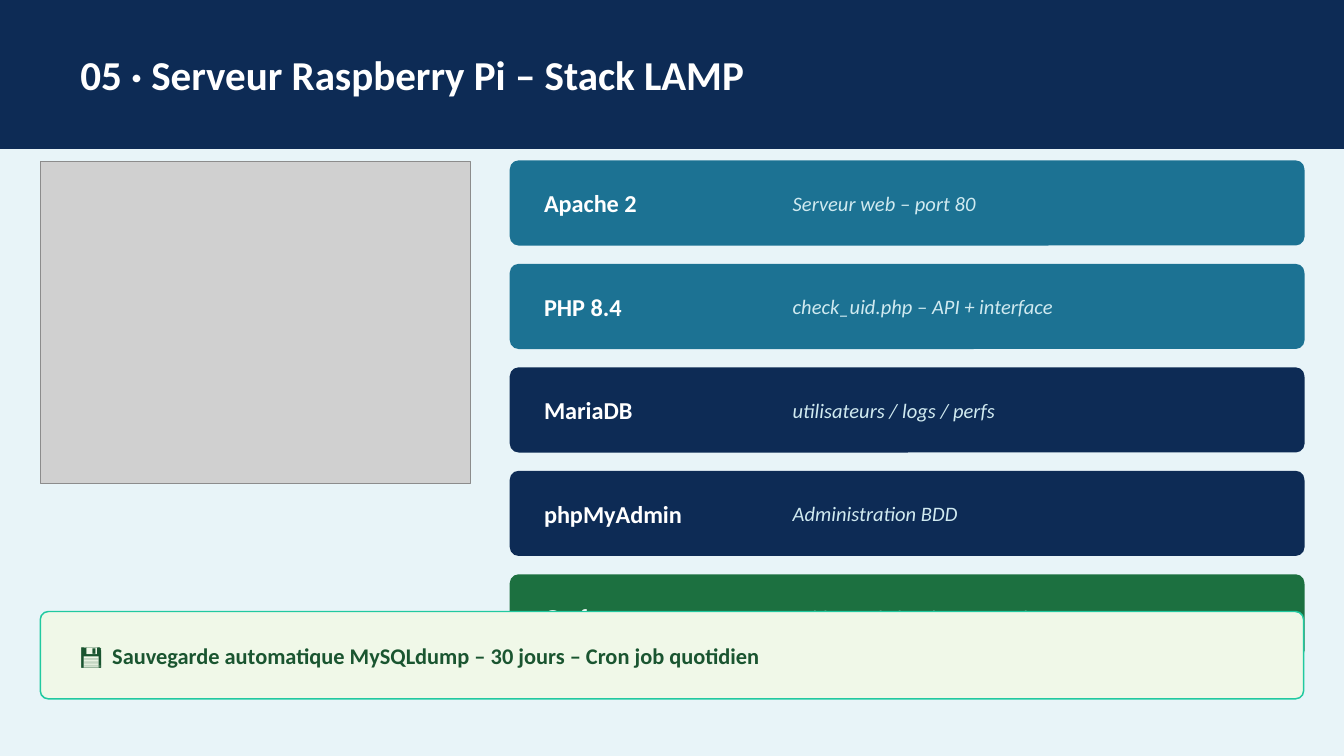
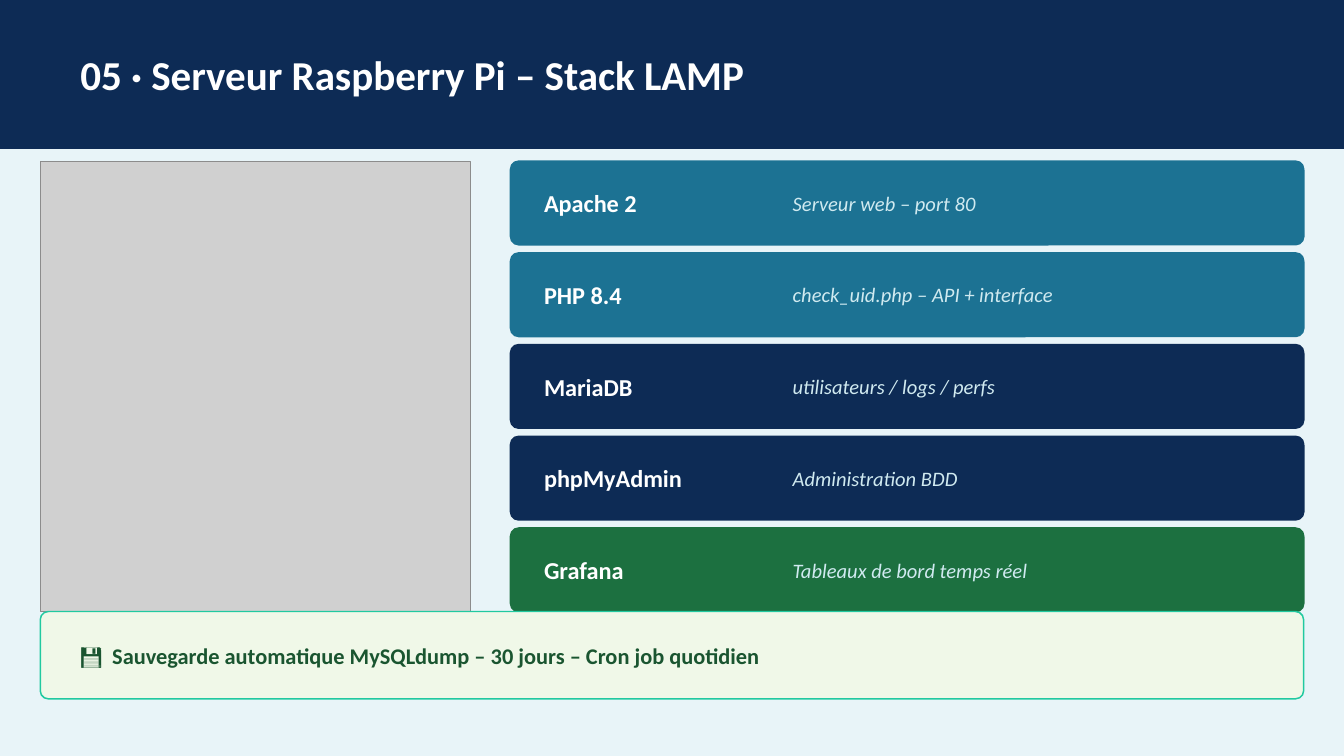
Before and after one commit to TezukaZ0ne/ProjetRC, a slide deck: slide 9 of Revue_Projet_BTS_CIEL_ER_AIT_AMIR_Youssouf_v2.pptx. Drawn at 1344x756 pixels with LibreOffice and Linux fonts; fonts in the diff are those of the drawing; grey boxes stand for pictures. Boxes give left, top, right and bottom in pixels: in the first picture for what was removed or moved away, otherwise in the second. Text is boxed around its words. In the diff, an @@ line names an element or a change of style, - is before the commit and + after.

```diff
--- a/Revue_Projet_BTS_CIEL_ER_AIT_AMIR_Youssouf_v2.pptx
+++ b/Revue_Projet_BTS_CIEL_ER_AIT_AMIR_Youssouf_v2.pptx
@@ picture: place and size @@
-picture at (40, 161, 470, 484)
+picture at (40, 161, 470, 612)
@@ 2 texts, 1 rounded rectangle: place and size @@
-2 texts, 1 rounded rectangle at (511, 265, 1304, 348)
+2 texts, 1 rounded rectangle at (511, 253, 1304, 336)
@@ 2 texts, 1 rounded rectangle: place and size @@
-2 texts, 1 rounded rectangle at (511, 368, 1304, 452)
+2 texts, 1 rounded rectangle at (511, 344, 1304, 427)
@@ 2 texts, 1 rounded rectangle: place and size @@
-2 texts, 1 rounded rectangle at (511, 472, 1304, 555)
+2 texts, 1 rounded rectangle at (511, 437, 1304, 520)
@@ 2 texts, 1 rounded rectangle: place and size @@
-2 texts, 1 rounded rectangle at (511, 575, 1304, 659)
+2 texts, 1 rounded rectangle at (511, 528, 1304, 612)
```
Also in this commit, not shown: 1 other slide changed.
